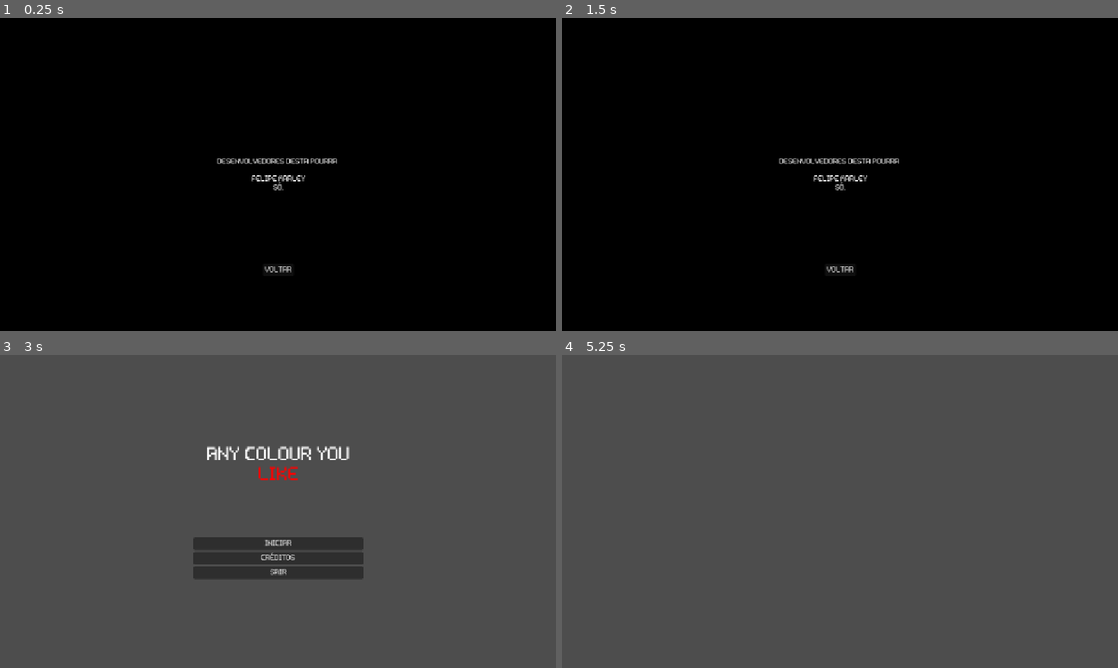
Above: before the commit, frames 1-4 (two rows, left to right).
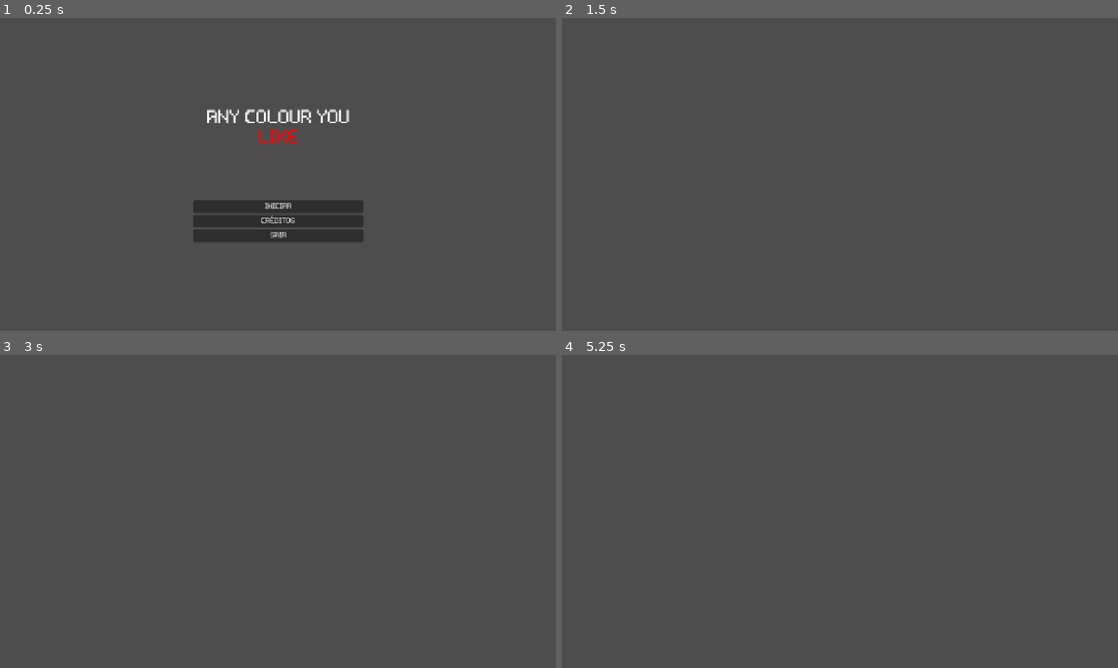
Above: after the commit, the same moments.

Repository: felipemarley/any_colour_you_like
Game: Godot game, scene res://scenes/main_menu.tscn
Two runs of this game, one before a commit and one after it. Both use one fixed random seed, a clock stepped at 60 frames per second and the inputs below.
Inputs (mouse positions are in pixels of both pictures, inside the frame that each line leads up to):
- Up to frame 1 (0.25 s): no input
- Up to frame 2 (1.5 s): click "INICIAR" at 0.5 s; click (840, 205) at 1.25 s, where only the run before the commit has a clickable "INICIAR"
- Up to frame 3 (3 s): click (278, 558) at 2 s, where only the run before the commit has a clickable "CRÉDITOS"; click (278, 605) at 2.75 s, where only the run before the commit has a clickable "VOLTAR"
- Up to frame 4 (5.25 s): click (840, 558) at 3.5 s, where only the run before the commit has a clickable "CRÉDITOS"; click (840, 605) at 4.25 s, where only the run before the commit has a clickable "VOLTAR"; click (840, 542) at 5 s, where only the run before the commit has a clickable "INICIAR"

The runs differ from the first frame. In frame 1, 100% of the frame differs, in the area x 0-100%, y 0-100%; in frame 2, 100%; in frame 3, 4.1%; in frame 4, nothing differs.

Commit message:
divisão da tela

Diff:
--- /dev/null
+++ b/scenes/game.tscn
@@ -0,0 +1,32 @@
+[gd_scene format=3 uid="uid://cf1dox7gf6ooj"]
+
+[node name="Game" type="Control"]
+layout_mode = 3
+anchors_preset = 15
+anchor_right = 1.0
+anchor_bottom = 1.0
+grow_horizontal = 2
+grow_vertical = 2
+
+[node name="left_side" type="TextureRect" parent="."]
+layout_mode = 1
+anchors_preset = 13
+anchor_left = 0.5
+anchor_right = 0.5
+anchor_bottom = 1.0
+offset_left = -576.0
+offset_right = -2.0
+grow_horizontal = 2
+grow_vertical = 2
+metadata/_edit_lock_ = true
+
+[node name="right_side" type="TextureRect" parent="."]
+layout_mode = 1
+anchors_preset = 13
+anchor_left = 0.5
+anchor_right = 0.5
+anchor_bottom = 1.0
+offset_right = 573.0
+grow_horizontal = 2
+grow_vertical = 2
+metadata/_edit_lock_ = true
--- a/scenes/main_menu.tscn
+++ b/scenes/main_menu.tscn
@@ -52,6 +52,7 @@
 text = "SAIR"
 
 [node name="creditos" type="ColorRect" parent="."]
+visible = false
 layout_mode = 1
 anchors_preset = 15
 anchor_right = 1.0
@@ -85,10 +86,10 @@
 anchor_top = 1.0
 anchor_right = 0.5
 anchor_bottom = 1.0
-offset_left = -31.0
-offset_top = -139.0
-offset_right = 31.0
-offset_bottom = -114.0
+offset_left = -31.5
+offset_top = -146.0
+offset_right = 31.5
+offset_bottom = -121.0
 grow_horizontal = 2
 grow_vertical = 0
 text = "VOLTAR"
